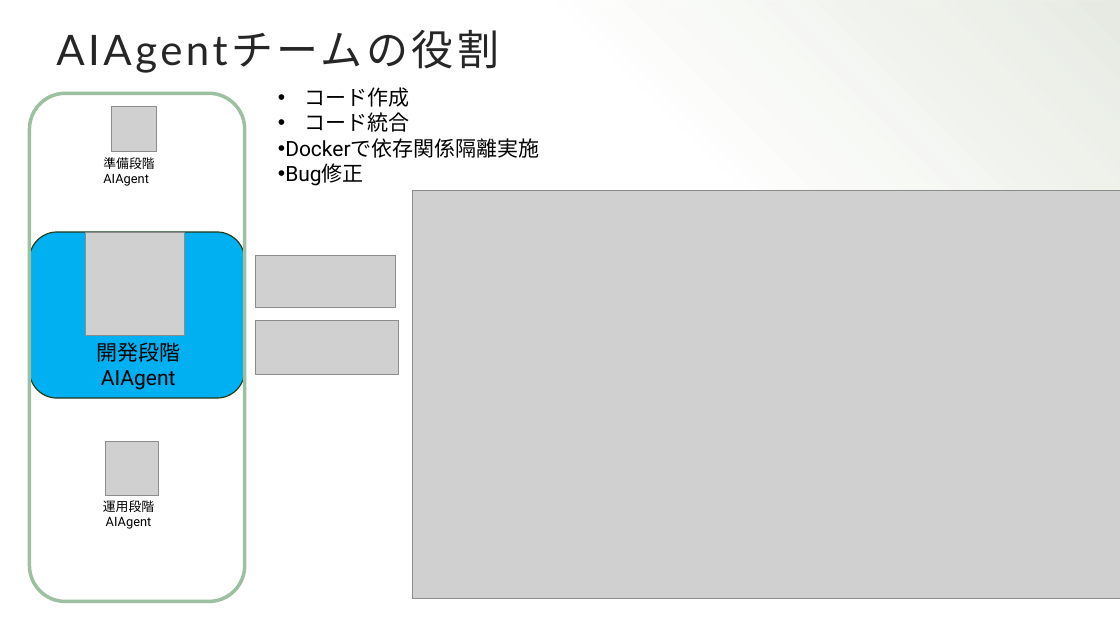
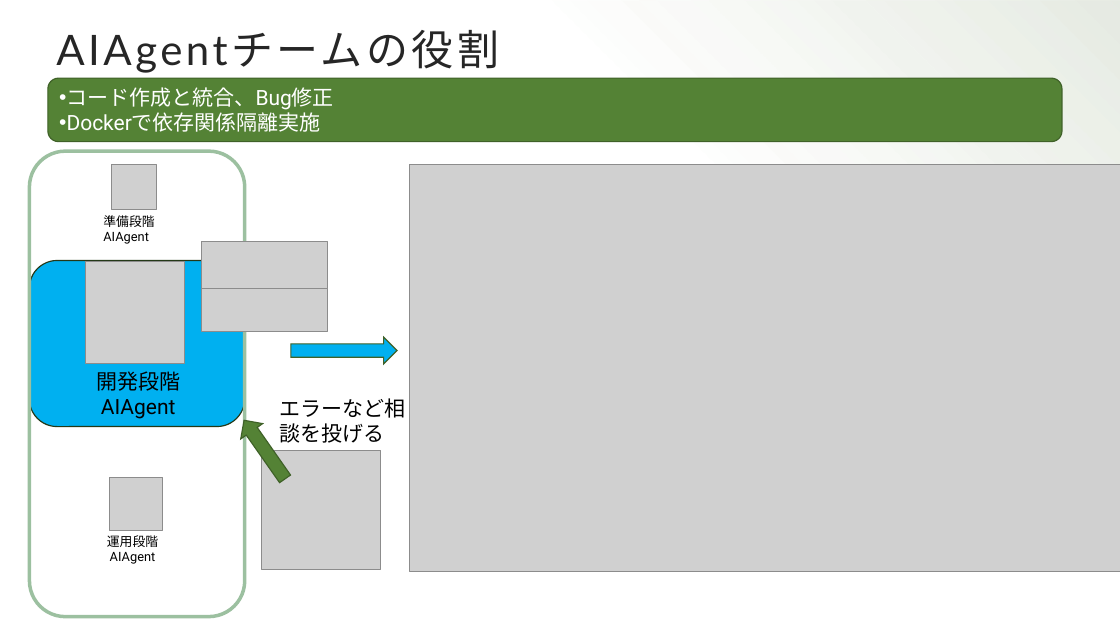
Before and after one commit to Guan21/newAIcheck, a slide deck: slide 13 of 独自でAIサービスのハンズオン環境を立ち上げる.pptx. Drawn at 1120x630 pixels with LibreOffice and Linux fonts; fonts in the diff are those of the drawing; grey boxes stand for pictures. Boxes give left, top, right and bottom in pixels: in the first picture for what was removed or moved away, otherwise in the second. Text is boxed around its words. In the diff, an @@ line names an element or a change of style, - is before the commit and + after.

```diff
--- a/独自でAIサービスのハンズオン環境を立ち上げる.pptx
+++ b/独自でAIサービスのハンズオン環境を立ち上げる.pptx
@@ rounded rectangle "コード作成と統合、Bug修正": place and size @@
-rounded rectangle "コード作成と統合、Bug修正" at [285, 87, 539, 186]
+rounded rectangle "コード作成と統合、Bug修正" at [48, 78, 1062, 142]
@@ rounded rectangle "コード作成と統合、Bug修正" at [48, 78, 1062, 142]: vertical alignment top to middle; fill none to #548235; outline none to #3F6128 1 pt @@
@@ text in rounded rectangle at [67, 87, 334, 110]: text changed; text colour #000000 to #FFFFFF @@
-• コード作成
-• コード統合
+  • コード作成と統合、Bug修正
@@ text in rounded rectangle at [67, 112, 321, 132]: text colour #000000 to #FFFFFF in "Dockerで依存関係隔離実施" @@
@@ rounded rectangle: place and size @@
-rounded rectangle at [30, 93, 245, 601]
+rounded rectangle at [29, 151, 245, 617]
@@ picture: place and size @@
-picture at [112, 107, 157, 152]
+picture at [112, 165, 157, 210]
@@ text in rounded rectangle at [285, 163, 363, 186]: paragraph removed @@
-  • Bug修正
@@ picture: place and size @@
-picture at [413, 191, 1120, 598]
+picture at [410, 165, 1120, 572]
@@ text "準備段階": place and size @@
-text "準備段階" at [103, 157, 154, 186]
+text "準備段階" at [103, 215, 154, 244]
@@ 1 picture, 1 text, 1 rounded rectangle: place and size @@
-1 picture, 1 text, 1 rounded rectangle at [29, 232, 245, 398]
+1 picture, 1 text, 1 rounded rectangle at [29, 260, 245, 427]
@@ picture: place and size @@
-picture at [255, 255, 396, 308]
+picture at [202, 242, 328, 289]
@@ picture: place and size @@
-picture at [255, 320, 398, 374]
+picture at [202, 288, 328, 331]
@@ left arrow added at [291, 337, 397, 364], fill #00B0F0, outline #3F6128 1 pt @@
@@ left arrow added at [233, 413, 296, 486], fill #548235, outline #3F6128 1 pt @@
@@ text added at [279, 398, 405, 443], 18 pt, text #000000 @@
+エラーなど相談を投げる
@@ picture: place and size @@
-picture at [106, 442, 159, 495]
+picture at [109, 477, 162, 530]
@@ picture added at [262, 450, 381, 570] @@
@@ text "運用段階AIAgent": place and size @@
-text "運用段階AIAgent" at [103, 500, 154, 529]
+text "運用段階AIAgent" at [107, 535, 158, 564]
```
Also in this commit, not shown: 5 other slides changed, 1 slide added, 2 slides removed.
